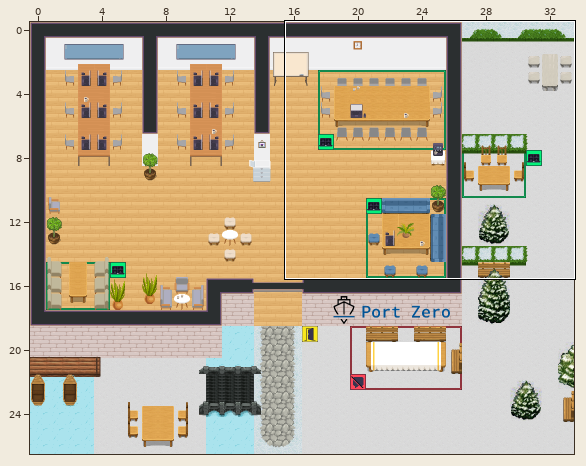
Tiled map (JSON): office-winter.tmj. Above: a wide view before the commit, with the close-up outlined.
Close-up. The starting point:
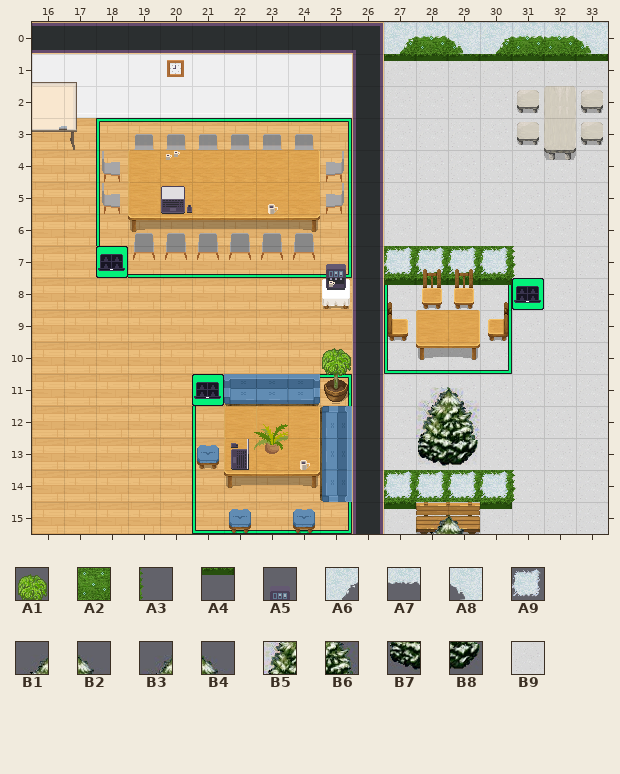
Cells are 32x32 px. Shown: x 16..33, y 0..15. The commit also changed other parts of the map, which this record leaves out.
Key: from "WA_Decoration": A1 78; from "WA_Exterior": A2 460, A3 461, A4 485; from "WA_Miscellaneous": A5 46; from "snowWIP": A6 141, A7 142, A8 143, A9 158, B1 196, B2 197, B3 217, B4 218, B5 233, B6 234, B7 249, B8 250; from "snow_on_stones": B9 27.
__ is an empty cell, ## one hidden under a higher layer.
Layers that did not change in this view are not listed.
Layer "schnee" before, first column x 16:
 0 __ __ __ __ __ __ __ __ __ __ __ __ __ __ __ __ __ __
 1 __ __ __ __ __ __ __ __ __ __ __ B9 B9 B9 B9 B9 B9 B9
 2 __ __ __ __ __ __ __ __ __ __ __ B9 B9 B9 B9 B9 B9 B9
 3 __ __ __ __ __ __ __ __ __ __ ## B9 B9 B9 B9 B9 ## B9
 4 __ __ __ __ __ __ __ __ __ __ ## B9 B9 B9 B9 B9 B9 B9
 5 __ __ __ __ __ __ __ __ __ __ __ B9 B9 B9 B9 B9 B9 B9
 6 __ __ __ __ __ __ __ __ __ __ __ B9 B9 B9 B9 B9 B9 B9
 7 __ __ __ __ __ __ __ __ __ __ __ ## ## ## ## B9 B9 B9
 8 __ __ __ __ __ __ __ __ __ __ __ B9 B9 B9 B9 B9 B9 B9
 9 __ __ __ __ __ __ __ __ __ __ __ B9 B9 B9 B9 B9 B9 B9
10 __ __ __ __ __ __ __ __ __ __ __ B9 B9 B9 B9 B9 B9 B9
11 __ __ __ __ __ __ __ __ __ __ __ B9 B9 B9 B9 B9 B9 B9
12 __ __ __ __ __ __ __ __ __ __ __ B9 B9 B9 B9 B9 B9 B9
13 __ __ __ __ __ __ __ __ __ __ __ B9 B9 B9 B9 B9 B9 B9
14 __ __ __ __ __ __ __ __ __ __ __ ## __ __ __ B9 B9 B9
15 __ __ __ __ __ __ __ __ __ __ __ B9 B9 B9 B9 B9 B9 B9
Layer "baeume" before, first column x 16:
 0 __ __ __ __ __ __ __ __ __ __ __ A2 A2 A2 A2 A2 A2 A2
 1 __ __ __ __ __ __ __ __ __ __ __ A4 A4 A4 A4 A4 A4 A4
 2 __ __ __ __ __ __ __ __ __ __ __ __ __ __ __ __ __ __
 3 __ __ __ __ __ __ __ __ __ __ __ __ __ __ __ __ __ __
 4 __ __ __ __ __ __ __ __ __ __ __ __ __ __ __ __ __ __
 5 __ __ __ __ __ __ __ __ __ __ __ __ __ __ __ __ __ __
 6 __ __ __ __ __ __ __ __ __ __ __ __ __ __ __ __ __ __
 7 __ __ __ __ __ __ __ __ __ __ __ A2 A2 A2 A2 A3 __ __
 8 __ __ __ __ __ __ __ __ __ __ __ A4 A4 A4 A4 __ __ __
 9 __ __ __ __ __ __ __ __ __ __ __ __ __ __ __ __ __ __
10 __ __ __ __ __ __ __ __ __ __ __ __ __ __ __ __ __ __
11 __ __ __ __ __ __ __ __ __ __ __ __ B3 B4 __ __ __ __
12 __ __ __ __ __ __ __ __ __ __ __ __ B5 B6 __ __ __ __
13 __ __ __ __ __ __ __ __ __ __ __ __ B7 B8 __ __ __ __
14 __ __ __ __ __ __ __ __ __ __ __ A2 A2 A2 A2 A3 __ __
15 __ __ __ __ __ __ __ __ __ __ __ A4 B1 B2 A4 __ __ __
Layer "schnee2" before, first column x 16:
 0 __ __ __ __ __ __ __ __ __ __ __ A6 A7 A8 A6 A7 A7 A8
 1 __ __ __ __ __ __ __ __ __ __ __ __ __ __ __ __ __ __
 2 __ __ __ __ __ __ __ __ __ __ __ __ __ __ __ __ __ __
 3 __ __ __ __ __ __ __ __ __ __ __ __ __ __ __ __ __ __
 4 __ __ __ __ __ __ __ __ __ __ __ __ __ __ __ __ __ __
 5 __ __ __ __ __ __ __ __ __ __ __ __ __ __ __ __ __ __
 6 __ __ __ __ __ __ __ __ __ __ __ __ __ __ __ __ __ __
 7 __ __ __ __ __ __ __ __ __ __ __ A9 A9 A9 A9 __ __ __
 8 __ __ __ __ __ __ __ __ __ __ __ __ __ __ __ __ __ __
 9 __ __ __ __ __ __ __ __ __ __ __ __ __ __ __ __ __ __
10 __ __ __ __ __ __ __ __ __ __ __ __ __ __ __ __ __ __
11 __ __ __ __ __ __ __ __ __ __ __ __ __ __ __ __ __ __
12 __ __ __ __ __ __ __ __ __ __ __ __ __ __ __ __ __ __
13 __ __ __ __ __ __ __ __ __ __ __ __ __ __ __ __ __ __
14 __ __ __ __ __ __ __ __ __ __ __ A9 A9 A9 A9 __ __ __
15 __ __ __ __ __ __ __ __ __ __ __ __ __ __ __ __ __ __
Layer "durchgaenge" before, first column x 16:
 0 __ __ __ __ __ __ __ __ __ __ __ __ __ __ __ __ __ __
 1 __ __ __ __ __ __ __ __ __ __ __ __ __ __ __ __ __ __
 2 __ __ __ __ __ __ __ __ __ __ __ __ __ __ __ __ __ __
 3 __ __ __ __ __ __ __ __ __ __ __ __ __ __ __ __ __ __
 4 __ __ __ __ __ __ __ __ __ __ __ __ __ __ __ __ __ __
 5 __ __ __ __ __ __ __ __ __ __ __ __ __ __ __ __ __ __
 6 __ __ __ __ __ __ __ __ __ __ __ __ __ __ __ __ __ __
 7 __ __ __ __ __ __ __ __ __ A5 __ __ __ __ __ __ __ __
 8 __ __ __ __ __ __ __ __ __ __ __ __ __ __ __ __ __ __
 9 __ __ __ __ __ __ __ __ __ __ __ __ __ __ __ __ __ __
10 __ __ __ __ __ __ __ __ __ A1 __ __ __ __ __ __ __ __
11 __ __ __ __ __ __ __ __ __ __ __ __ B3 B4 __ __ __ __
12 __ __ __ __ __ __ __ __ __ __ __ __ B5 B6 __ __ __ __
13 __ __ __ __ __ __ __ __ __ __ __ __ __ __ __ __ __ __
14 __ __ __ __ __ __ __ __ __ __ __ __ __ __ __ __ __ __
15 __ __ __ __ __ __ __ __ __ __ __ __ B1 B2 __ __ __ __
New version:
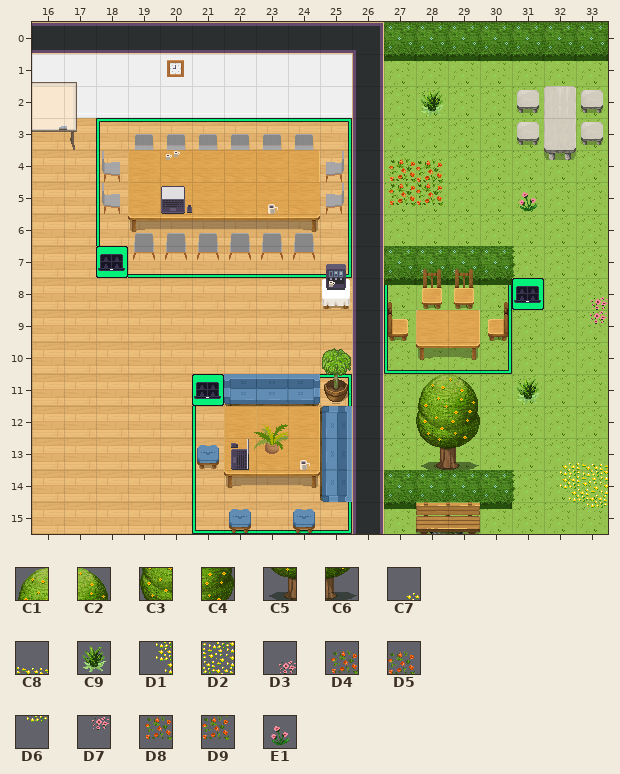
Further tiles: from "WA_Exterior": C1 9, C2 10, C3 34, C4 35, C5 59, C6 60, C7 500, C8 501, C9 506, D1 525, D2 526, D3 531, D4 533, D5 534, D6 551, D7 556, D8 558, D9 559, E1 607.
See-through tiles are keyed as they look on the map.
The edit:
Layer "schnee":
Tile B9 gives way to tile C7 in row 13 at x 32.
Tile B9 gives way to tile C8 in row 13 at x 33.
Tile B9 gives way to tile C9 in row 2 at x 28; in row 11 at x 31.
Tile B9 gives way to tile D1 in row 14 at x 32.
Tile B9 gives way to tile D2 in row 14 at x 33.
Tile B9 gives way to tile D3 in row 8 at x 33.
Tile B9 gives way to tile D4 in row 4 at x 27.
Tile B9 gives way to tile D5 in row 4 at x 28.
Tile B9 gives way to tile D6 in row 15 at x 33.
Tile B9 gives way to tile D7 in row 9 at x 33.
Tile B9 gives way to tile D8 in row 5 at x 27.
Tile B9 gives way to tile D9 in row 5 at x 28.
Tile B9 gives way to tile E1 in row 5 at x 31.
The edit erases tile B9 in row 1 at x 27 to 33; in row 2 at x 27, 29 to 31 and 33; in row 3 at x 27 to 31 and 33; in row 4 at x 29 to 33; in row 5 at x 29 to 30 and 32 to 33; in row 6 at x 27 to 33.
The edit erases tile B9 in row 7 at x 31 to 33; in row 8 at x 27 to 30 and 32; in row 9 at x 27 and 30 to 32; in row 10 at x 27 to 33; in row 11 at x 27 to 30 and 32 to 33; in row 12 at x 27 to 33.
The edit erases tile B9 in row 13 at x 27 to 31; in row 14 at x 31; in row 15 at x 27 to 32.
Layer "baeume":
Tile B3 gives way to tile C1 in row 11 at x 28.
Tile B4 gives way to tile C2 in row 11 at x 29.
Tile B5 gives way to tile C3 in row 12 at x 28.
Tile B6 gives way to tile C4 in row 12 at x 29.
Tile B7 gives way to tile C5 in row 13 at x 28.
Tile B8 gives way to tile C6 in row 13 at x 29.
Layer "schnee2" (now hidden):
The edit erases tile A6 in row 0 at x 27 and 30.
The edit erases tile A7 in row 0 at x 28 and 31 to 32.
The edit erases tile A8 in row 0 at x 29 and 33.
The edit erases tile A9 in row 7 at x 27 to 30; in row 14 at x 27 to 30.
Layer "durchgaenge":
Tile B3 gives way to tile C1 in row 11 at x 28.
Tile B4 gives way to tile C2 in row 11 at x 29.
Tile B5 gives way to tile C3 in row 12 at x 28.
Tile B6 gives way to tile C4 in row 12 at x 29.
The edit erases tile B1 in row 15 at x 28.
The edit erases tile B2 in row 15 at x 29.
